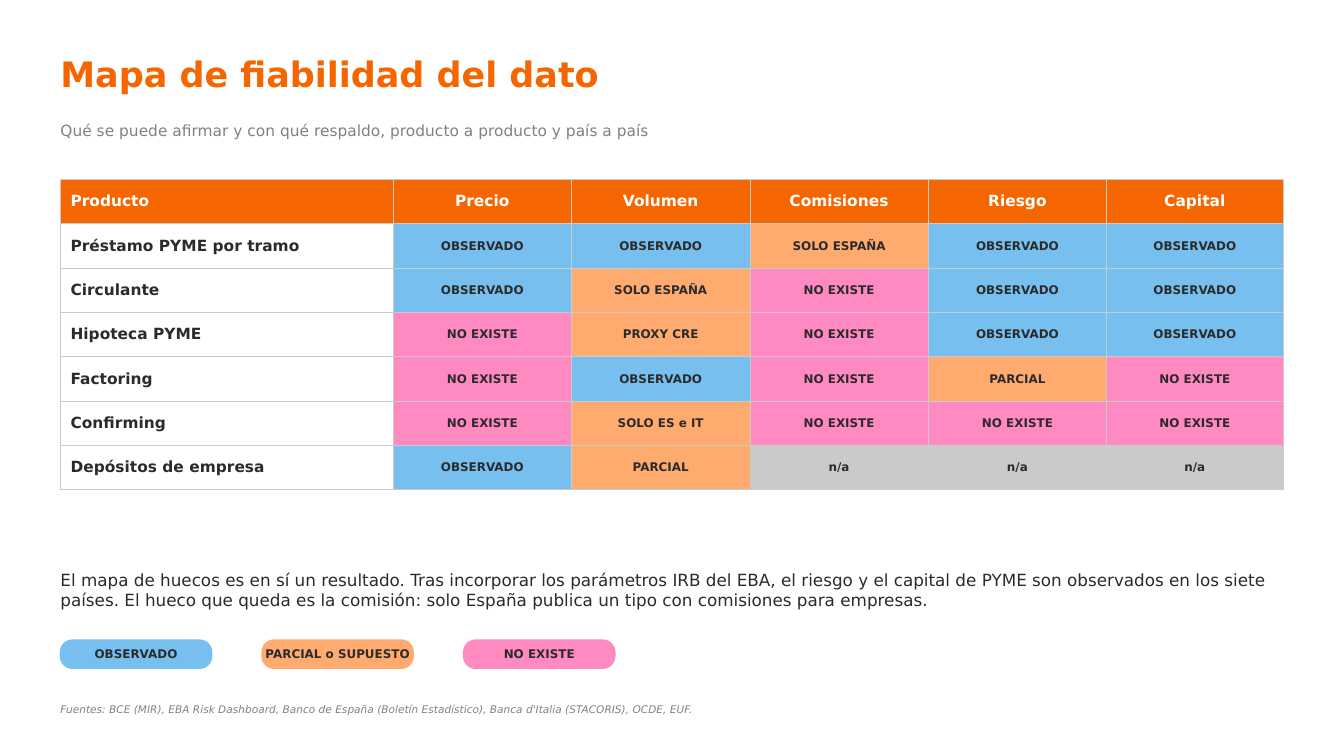
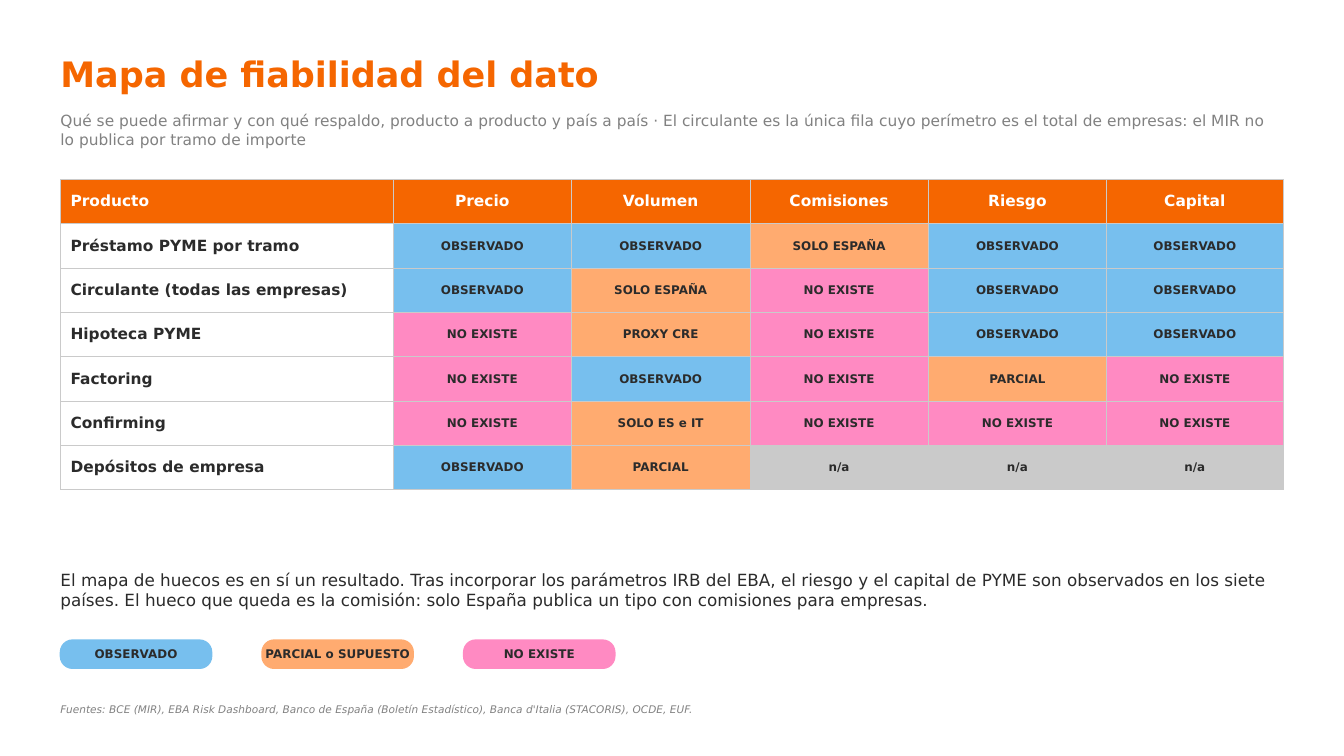
Before and after one commit to agomez2812-lang/sturdy-barnacle, a slide deck: slide 25 of pres/rentabilidad_pyme.pptx. Drawn at 1344x756 pixels with LibreOffice and Linux fonts; fonts in the diff are those of the drawing. Boxes give left, top, right and bottom in pixels: in the first picture for what was removed or moved away, otherwise in the second. Text is boxed around its words. In the diff, an @@ line names an element or a change of style, - is before the commit and + after.

```diff
--- a/pres/rentabilidad_pyme.pptx
+++ b/pres/rentabilidad_pyme.pptx
@@ text at <box>60,114,1264,148</box>: text changed @@
-Qué se puede afirmar y con qué respaldo, producto a producto y país a país
+Qué se puede afirmar y con qué respaldo, producto a producto y país a país · El circulante es la única fila cuyo perímetro es el total de empresas: el MIR no lo publica por tramo de importe
@@ table at <box>60,179,1284,480</box> @@
-row 3, column 1: Circulante
+row 3, column 1: Circulante (todas las empresas)
```
Also in this commit, not shown: 2 other slides changed, 8 other files.
